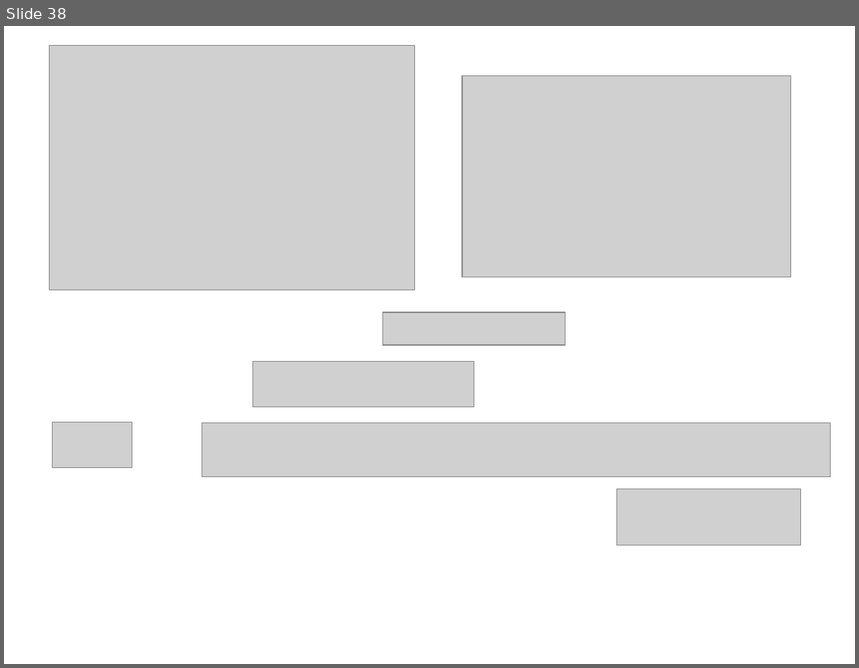
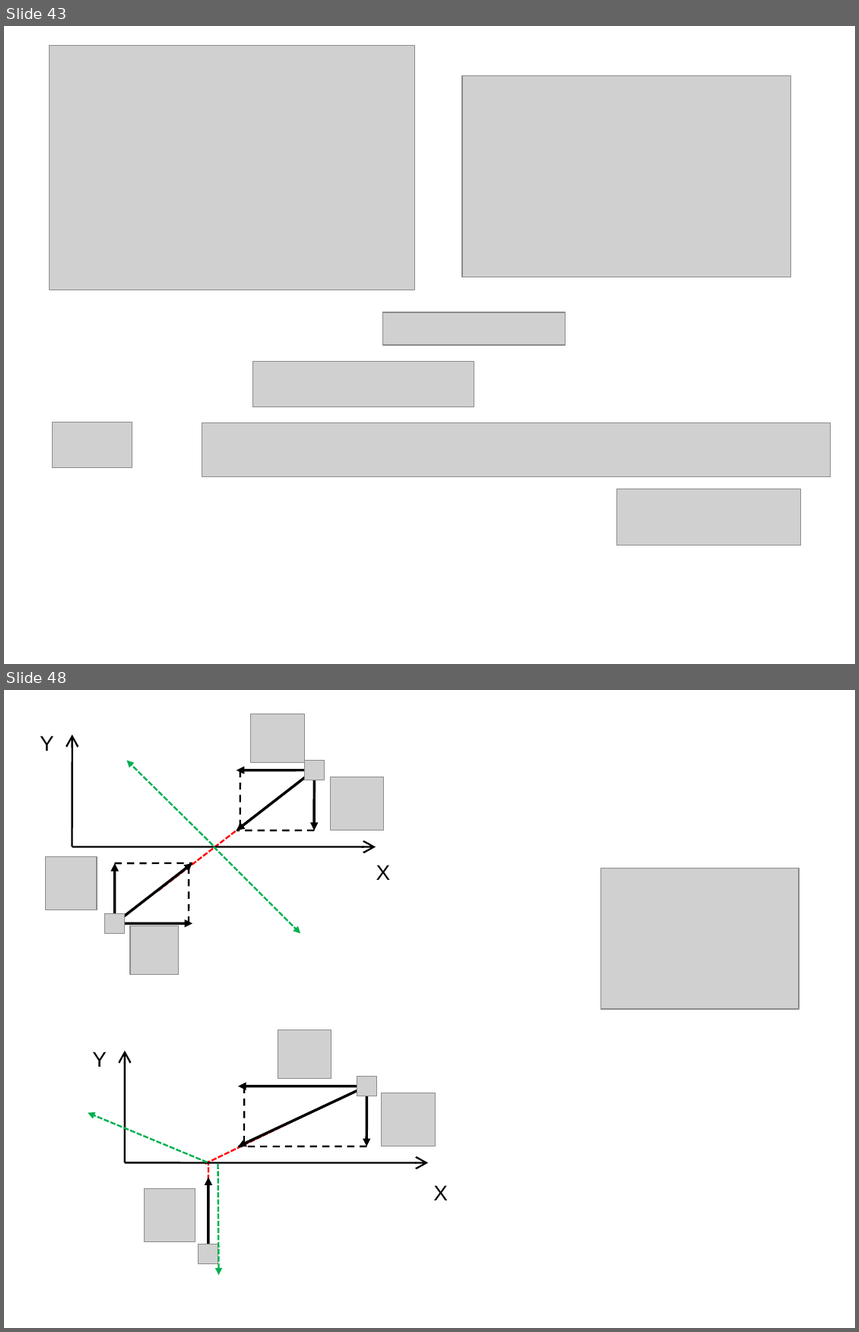
Before and after one commit to l432/NMK, a slide deck: Lecture/Mechanics/sclad.ppt. Shown one above the other, each under a label of ours: slide 38 before the commit, slides 43 and 48 after it; the slides between them are not shown. The pictures are 859x668 and 859x1332 pixels, drawn with LibreOffice and Linux fonts; fonts in the diff are those of the drawing; grey boxes stand for pictures. Boxes give left, top, right and bottom in pixels: in the first picture for what was removed or moved away, otherwise in the second. Text is boxed around its words. In the diff, an @@ line names an element or a change of style, - is before the commit and + after.

```diff
--- a/Lecture/Mechanics/sclad.ppt
+++ b/Lecture/Mechanics/sclad.ppt
@@ slide 48 added at box(4, 690, 855, 1328), background #FFFFFF @@
@@ group added at box(40, 714, 391, 974): 10 arrows, 6 pictures, 5 lines, 2 texts @@
+Y
+X
@@ picture added at box(601, 868, 799, 1009) @@
@@ group added at box(88, 1030, 448, 1276): 8 arrows, 5 pictures, 4 lines, 2 texts @@
+Y
+X
@@ what was slide 38 is now slide 43 @@
```
Also in this commit, not shown: 10 slides changed, 11 other slides added, 4 slides removed, 5 other files.
